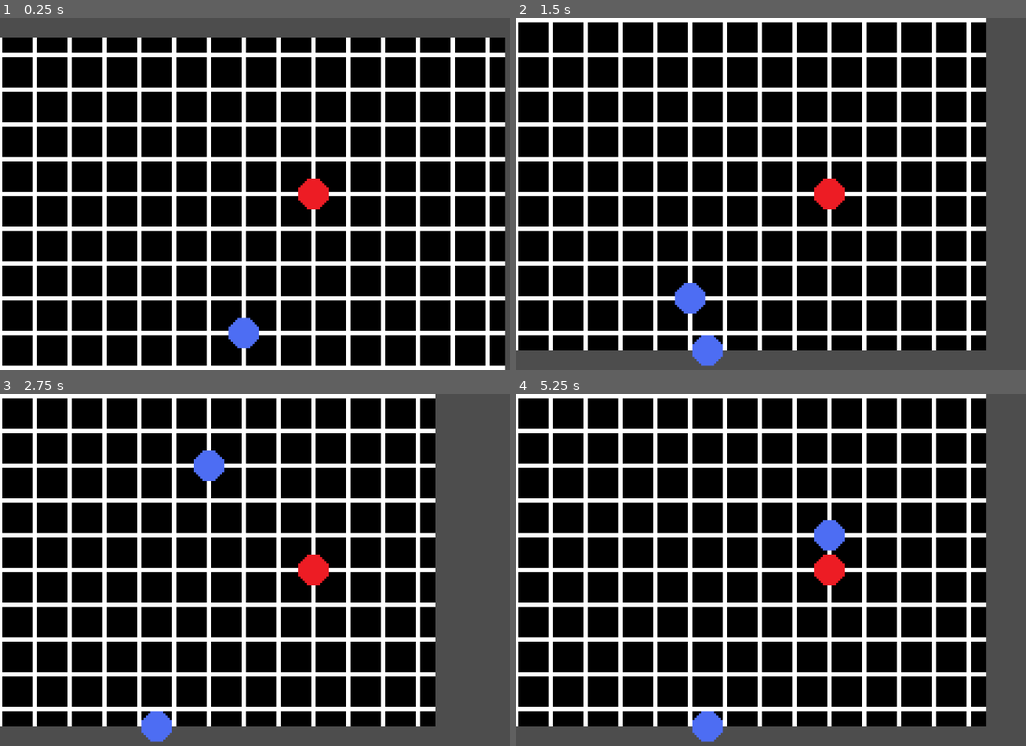
Above: before the commit, frames 1-4 (two rows, left to right).
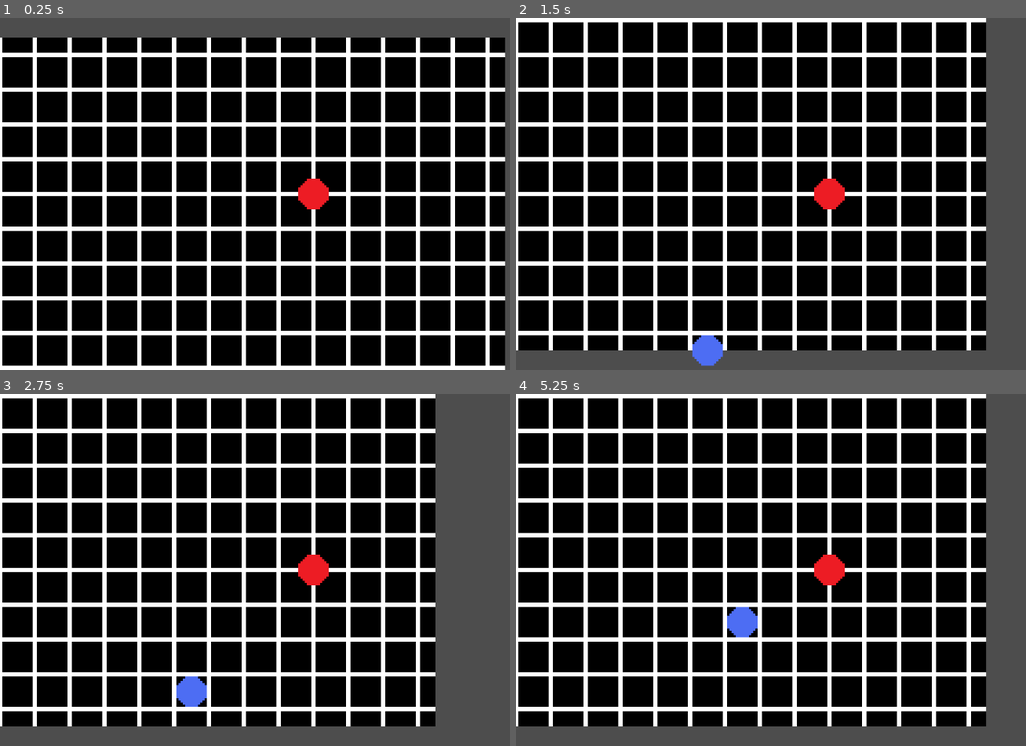
Above: after the commit, the same moments.

Repository: loheesong/origin-godot
Game: Godot game, scene res://scenes/play_area.tscn
The game is run twice, just before and just after one commit, with the same random seed, the same clock (stepped at 60 frames per second) and the same inputs.
Inputs:
- Up to frame 1 (0.25 s): no input
- Up to frame 2 (1.5 s): tap Enter at 0.5 s; hold D (move_right) 0.53-1.28 s; tap N at 0.6 s; hold S (move_down) from 1.28 s (still down); tap M at 1.35 s
- Up to frame 3 (2.75 s): release S (move_down) at 2.03 s; hold D (move_right) from 2.03 s (still down); tap N at 2.1 s
- Up to frame 4 (5.25 s): release D (move_right) at 2.78 s; hold W (move_up) 2.78-3.53 s; tap M at 2.85, 4.35 s; hold A (move_left) 3.53-5.03 s; tap N at 3.6, 5.1 s; tap Space at 5 s; hold S (move_down) from 5.03 s (still down)

The runs differ from the first frame. In frame 1, 0.4% of the frame differs, in the area x 44-51%, y 85-94%; in frame 2, 0.4%; in frame 3, 1.3%; in frame 4, 1.3%, in the area x 34-65%, y 35-99%.

Commit message:
fixed newly spawning enemy behaviour

Diff:
--- a/scenes/enemy.gd
+++ b/scenes/enemy.gd
@@ -1,6 +1,6 @@
 extends Area2D
 
-@export var grid_size = 64
+@export var grid_size = 16
 var dest: Vector2
 
 # Called when the node enters the scene tree for the first time.
--- a/scenes/play_area.gd
+++ b/scenes/play_area.gd
@@ -16,10 +16,6 @@
 	var turn = PLAYER
 
 	var enemy = enemy_scene.instantiate()
-	var path = $MobPath/MobSpawnLocation
-	path.progress_ratio = randf()
-	enemy.position = path.position
-	add_child(enemy)
 
 	player_turn_started.emit()
 
@@ -59,7 +55,6 @@
 #spawn enemy
 func spawn_enemy() -> void:
 	var enemy = enemy_scene.instantiate()
-	add_child(enemy)
 	var rng := RandomNumberGenerator.new()
 	var widthStart = $TileMap.size.position[0]
 	var widthEnd = widthStart + $TileMap.size.size[0]
@@ -70,3 +65,6 @@
 	else:
 		random_y = $TileMap.size.end[1]
 	enemy.position = Vector2(random_x, random_y) * 16
+	enemy_turn_started.connect(enemy._on_enemy_turn_started)
+	$Player.player_moved.connect(enemy._on_player_moved)
+	add_child(enemy)
--- a/scenes/play_area.tscn
+++ b/scenes/play_area.tscn
@@ -45,11 +45,5 @@
 position = Vector2(1150, 1)
 rotation = 1.56306
 
-[node name="Enemy" parent="." groups=["enemies"] instance=ExtResource("2_m2deh")]
-position = Vector2(-24, 72)
-grid_size = 16
-
-[connection signal="enemy_turn_started" from="." to="Enemy" method="_on_enemy_turn_started"]
 [connection signal="player_turn_started" from="." to="Player" method="_turn_started"]
 [connection signal="player_moved" from="Player" to="." method="_on_player_moved"]
-[connection signal="player_moved" from="Player" to="Enemy" method="_on_player_moved"]
